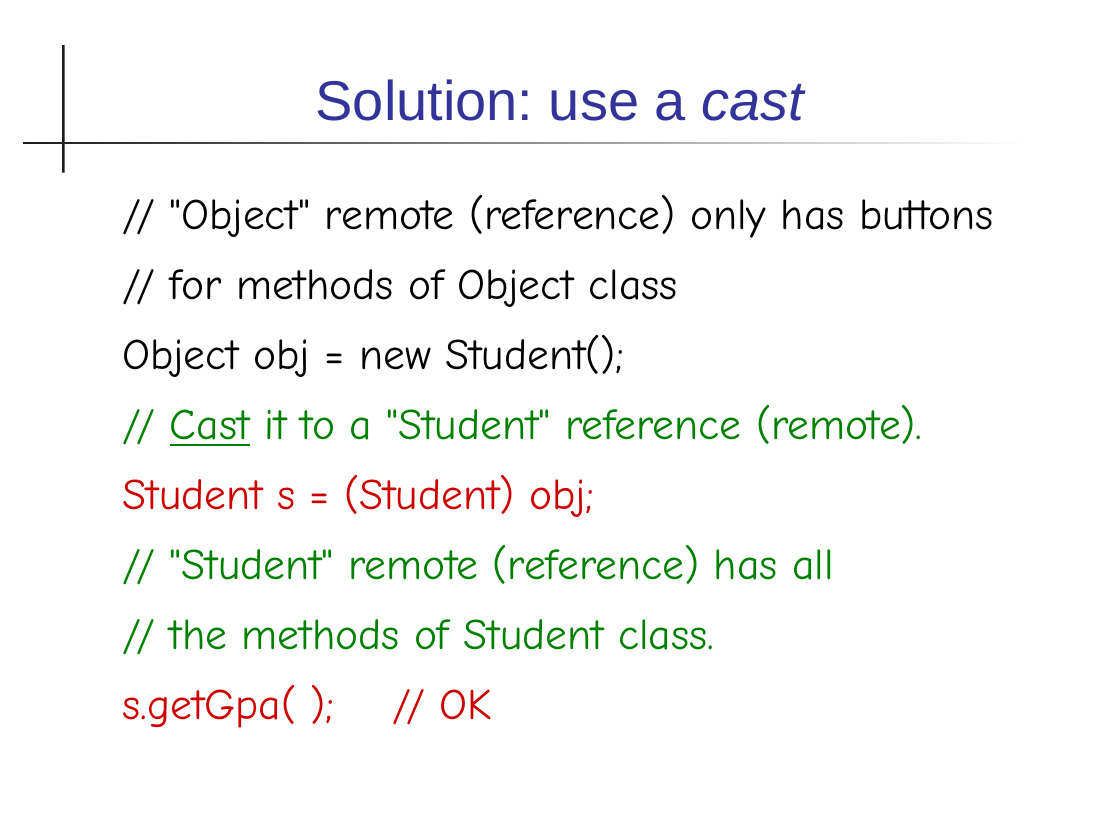
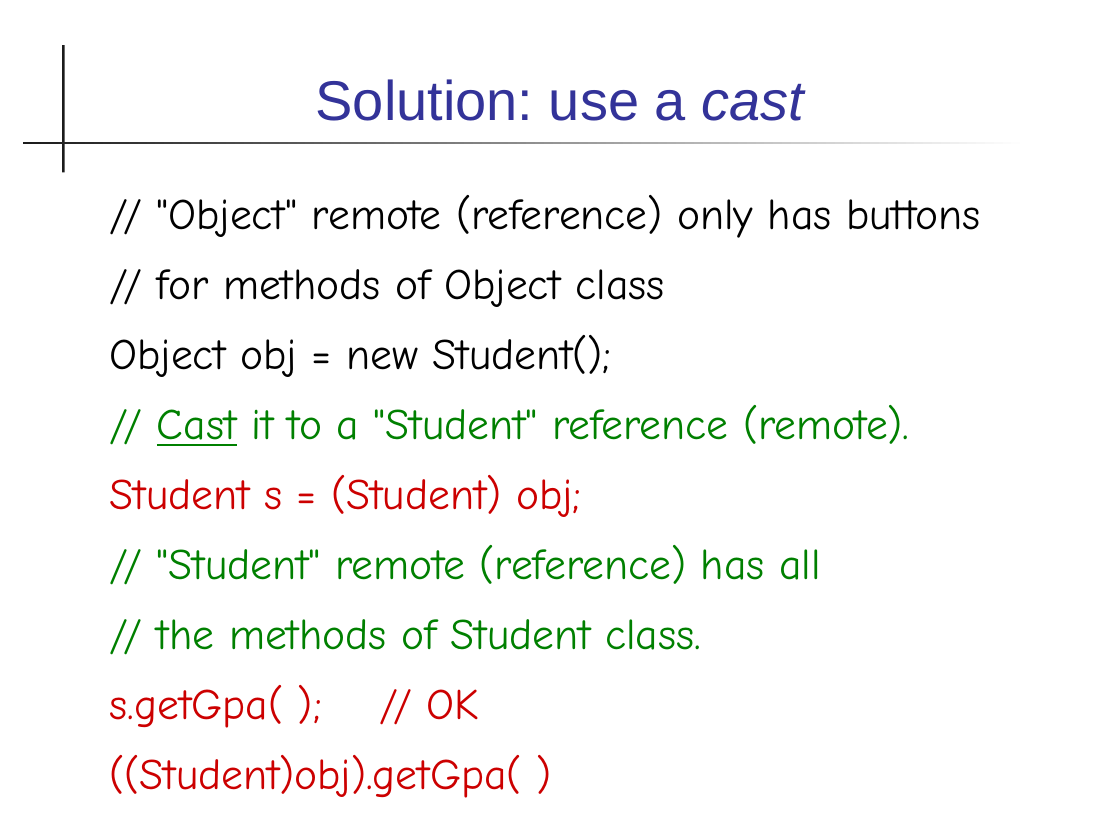
Before and after one commit to skeoop/skeoop.github.io, a slide deck: slide 13 of week1/4-Reference as Remote Control.ppt. Drawn at 1120x840 pixels with LibreOffice and Linux fonts; fonts in the diff are those of the drawing. Boxes give left, top, right and bottom in pixels: in the first picture for what was removed or moved away, otherwise in the second. Text is boxed around its words. In the diff, an @@ line names an element or a change of style, - is before the commit and + after.

```diff
--- a/week1/4-Reference as Remote Control.ppt
+++ b/week1/4-Reference as Remote Control.ppt
@@ text "// "Object" remote (reference) only ..." moved from (x1=123, y1=195, x2=993, y2=728) to (x1=110, y1=195, x2=980, y2=798) @@
@@ text at (x1=110, y1=755, x2=522, y2=798): paragraph added @@
+((Student)obj).getGpa( )
```
Also in this commit, not shown: 3 other slides changed, 4 other files.
